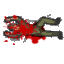
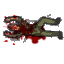
Revision of a layered 64 x 64 image; what changed, layer by layer:
"Layer 0": blend normal → multiply over (x1=5, y1=16, x2=39, y2=44)
painted on "Layer 1" over (x1=24, y1=21, x2=47, y2=44)
